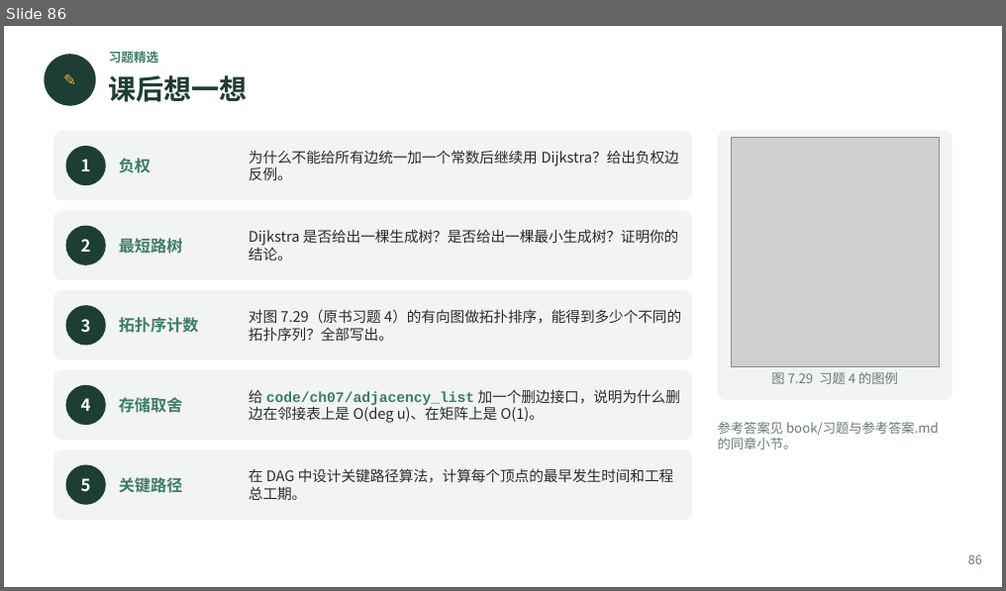
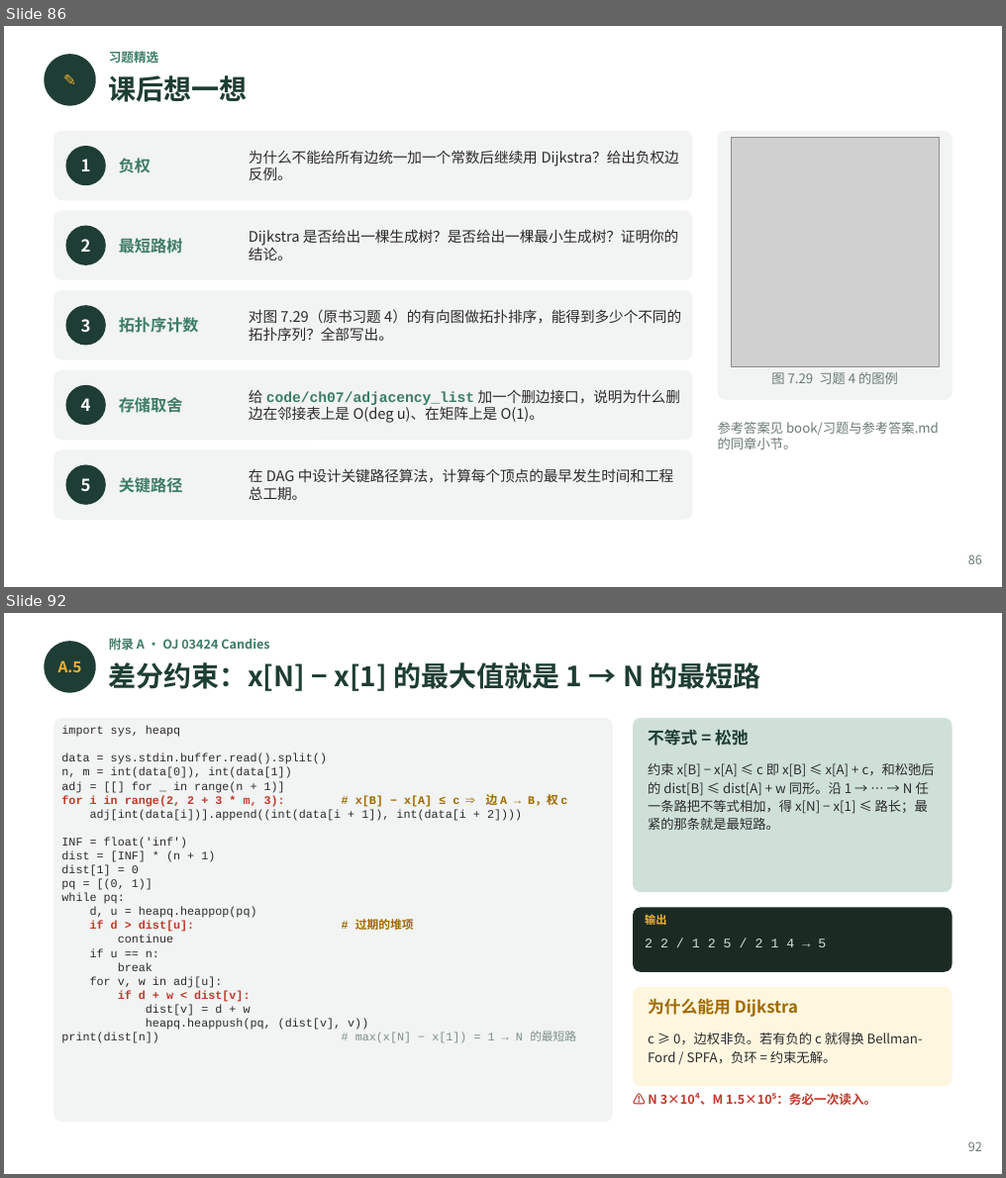
Before and after one commit to GMyhf/2026fall-cs201, a slide deck: courseware/202609_DSA_07_Graph.pptx. Shown one above the other, each under a label of ours: slide 86 before the commit, slides 86 and 92 after it; the slides between them are not shown. The pictures are 1006x591 and 1006x1178 pixels, drawn with LibreOffice and Linux fonts; fonts in the diff are those of the drawing; grey boxes stand for pictures. Boxes give left, top, right and bottom in pixels: in the first picture for what was removed or moved away, otherwise in the second. Text is boxed around its words. In the diff, an @@ line names an element or a change of style, - is before the commit and + after.

```diff
--- a/courseware/202609_DSA_07_Graph.pptx
+++ b/courseware/202609_DSA_07_Graph.pptx
@@ slide 92 added at box(4, 613, 1002, 1174), background #FFFFFF @@
@@ ellipse added at box(44, 641, 96, 693), fill #1E3D34 @@
@@ text added at box(109, 638, 269, 650), 9 pt, text #3E7C68, bold @@
+附录 A · OJ 03424 Candies
@@ text added at box(58, 661, 82, 672), 11 pt, text #F2B134, bold @@
+A.5
@@ text added at box(109, 663, 761, 691), 20 pt, text #1E3D34, bold @@
+差分约束：x[N] − x[1] 的最大值就是 1 → N 的最短路
@@ rounded rectangle added at box(54, 718, 613, 1122), fill #F1F4F2 @@
@@ text added at box(61, 726, 576, 1044), 8.4 pt, text #2B2B2B @@
+import sys, heapq
+data = sys.stdin.buffer.read().split()
+n, m = int(data[0]), int(data[1])
+adj = [[] for _ in range(n + 1)]
+for i in range(2, 2 + 3 * m, 3): # x[B] − x[A] ≤ c ⇒ 边 A → B，权 c
+adj[int(data[i])].append((int(data[i + 1]), int(data[i + 2])))
+INF = float('inf')
+dist = [INF] * (n + 1)
+dist[1] = 0
+pq = [(0, 1)]
+while pq:
+d, u = heapq.heappop(pq)
+if d > dist[u]: # 过期的堆项
+continue
+if u == n:
+break
+for v, w in adj[u]:
+if d + w < dist[v]:
+dist[v] = d + w
+heapq.heappush(pq, (dist[v], v))
+print(dist[n]) # max(x[N] − x[1]) = 1 → N 的最短路
@@ rounded rectangle added at box(633, 718, 952, 892), fill #CFE0D8 @@
@@ text added at box(648, 730, 748, 746), 12 pt, text #1E3D34, bold @@
+不等式 = 松弛
@@ text added at box(648, 763, 935, 830), 9.5 pt, text #2B2B2B @@
+约束 x[B] − x[A] ≤ c 即 x[B] ≤ x[A] + c，和松弛后的 dist[B] ≤ dist[A] + w 同形。沿 1 → … → N 任一条路把不等式相加，得 x[N] − x[1] ≤ 路长；最紧的那条就是最短路。
@@ rounded rectangle added at box(633, 907, 952, 972), fill #1B2B24 @@
@@ text added at box(645, 913, 666, 928), 8 pt, text #F2B134, bold @@
+输出
@@ text added at box(645, 939, 826, 948), 9.5 pt, text #CFE0D8 @@
+2 2 / 1 2 5 / 2 1 4 → 5
@@ rounded rectangle added at box(633, 987, 952, 1087), fill #FFF6E0 @@
@@ text added at box(648, 998, 798, 1017), 12 pt, text #A06A00, bold @@
+为什么能用 Dijkstra
@@ text added at box(648, 1033, 923, 1063), 9.5 pt, text #2B2B2B @@
+c ≥ 0，边权非负。若有负的 c 就得换 Bellman-Ford / SPFA，负环 = 约束无解。
@@ text added at box(648, 1093, 876, 1105), 9 pt, text #C0392B, bold @@
+⚠ N 3×10⁴、M 1.5×10⁵：务必一次读入。
@@ text added at box(968, 1142, 982, 1152), 9 pt, text #6B7B74 @@
+92
```
Also in this commit, not shown: 2 slides changed, 8 other slides added, 2 other files.
